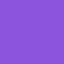
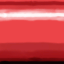
The second w=64, h=64 image is a revision of the first. Changes to its layers:
added layer "Life" above "Magic" over [0, 0, 64, 64]
renamed "Background" to "Magic", painted on it over [0, 0, 64, 64]
